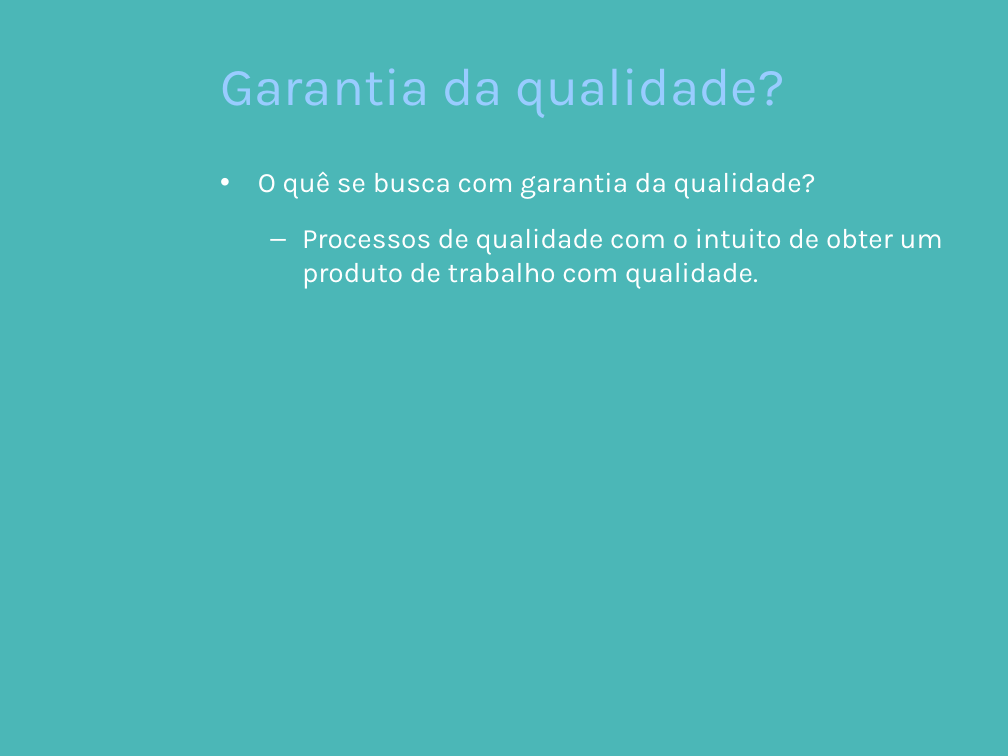
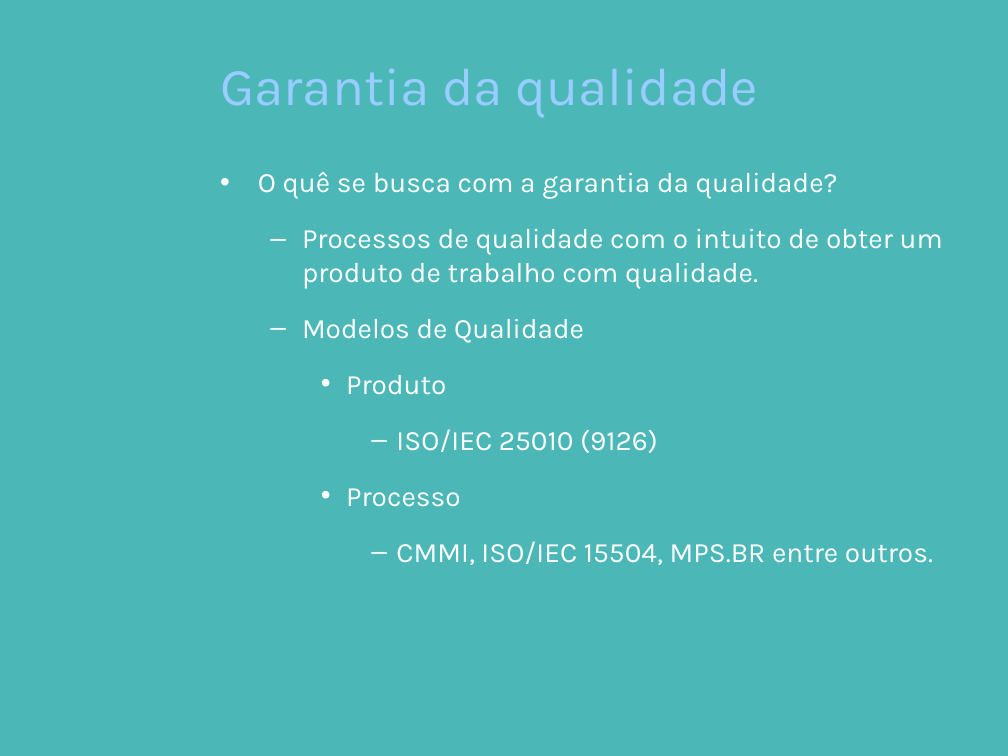
Before and after one commit to pddnew/monografia, a slide deck: slide 13 of presentation/presentation_1.0.0.pptx (slide 9 before the commit). Drawn at 1008x756 pixels with LibreOffice and Linux fonts; fonts in the diff are those of the drawing; background and template pictures are left out. Boxes give left, top, right and bottom in pixels: in the first picture for what was removed or moved away, otherwise in the second. Text is boxed around its words. In the diff, an @@ line names an element or a change of style, - is before the commit and + after.

```diff
--- a/presentation/presentation_1.0.0.pptx
+++ b/presentation/presentation_1.0.0.pptx
@@ title at [220,68,758,117]: text changed @@
-Garantia da qualidade?
+Garantia da qualidade
@@ text at [258,172,838,199]: text changed @@
-• O quê se busca com garantia da qualidade?
+• O quê se busca com a garantia da qualidade?
@@ text at [302,319,933,565]: paragraphs added @@
+  – Modelos de Qualidade
+    • Produto
+      – ISO/IEC 25010 (9126)
+    • Processo
+      – CMMI, ISO/IEC 15504, MPS.BR entre outros.
```
Also in this commit, not shown: 1 other slide changed, 10 slides added, 8 slides removed.
